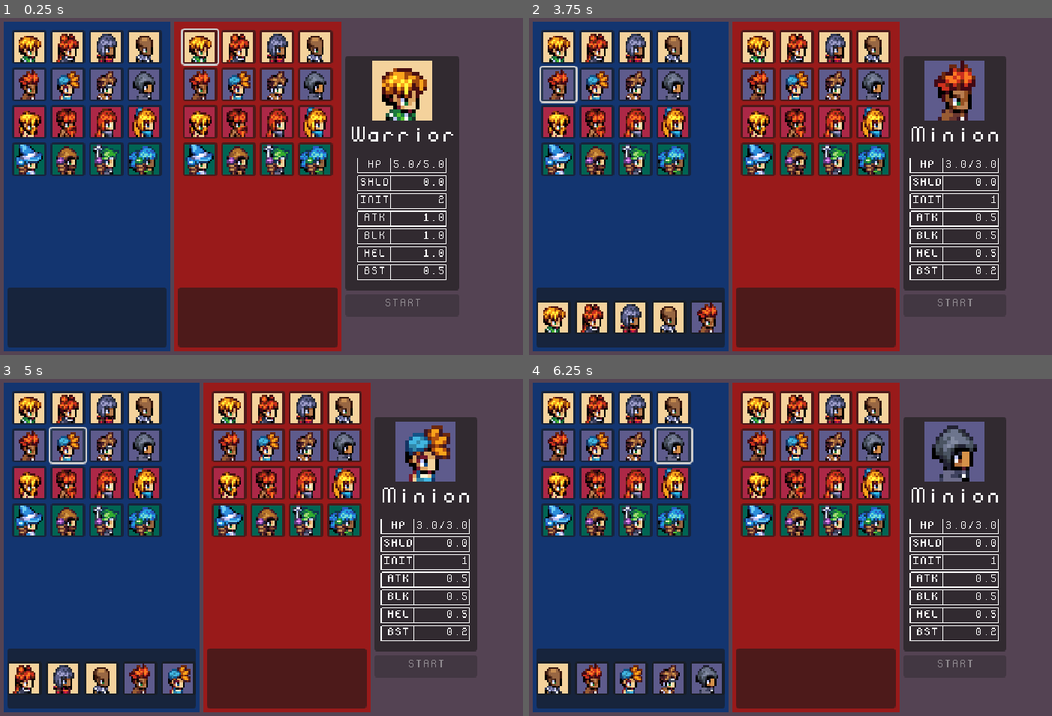
Above: before the commit, frames 1-4 (two rows, left to right).
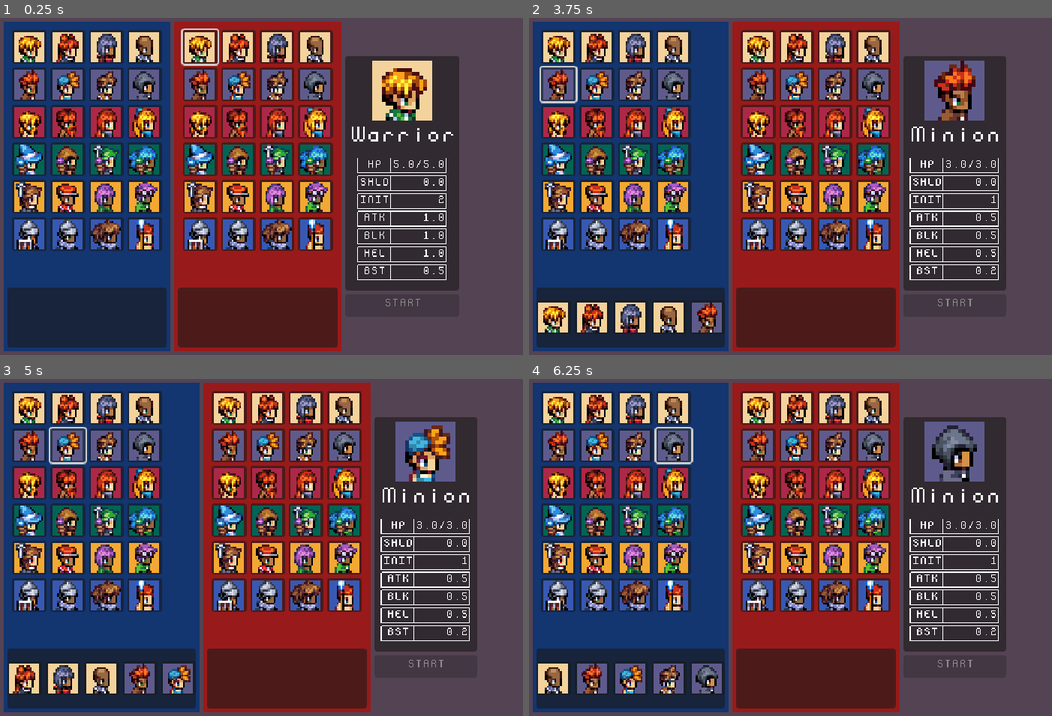
Above: after the commit, the same moments.

Repository: NicolaMigliore/medieval-battles
Game: Godot game, scene res://game_scenes/game_state_machine.tscn
Two runs of this game, one before a commit and one after it. Both use one fixed random seed, a clock stepped at 60 frames per second and the inputs below.
Inputs (mouse positions are in pixels of both pictures, inside the frame that each line leads up to):
- Up to frame 1 (0.25 s): no input
- Up to frame 2 (3.75 s): click (560, 48) at 0.52 s; click (596, 48) at 1.27 s; click (633, 48) at 2.02 s; click (675, 48) at 2.77 s; click (560, 85) at 3.52 s
- Up to frame 3 (5 s): click (67, 446) at 4.27 s
- Up to frame 4 (6.25 s): click (633, 446) at 5.02 s; click (675, 446) at 5.77 s

The runs differ from the first frame. In frame 1, 11% of the frame differs, in the area x 2-64%, y 48-70%; in frame 2, 11%; in frame 3, 11%; in frame 4, 11%.

Commit message:
dev: created bard and tank units

Diff:
--- a/battle_data.gd
+++ b/battle_data.gd
@@ -121,6 +121,62 @@
 		"portrait": preload("res://entities/mage/mage-4-portrait.png"),
 		"is_player_controlled": false,
 		"actor_name": "Mage",
+	},
+	"bard_1" = {
+		"scene": preload("res://entities/bard/bard.tscn"),
+		"sprite_texture": preload("res://entities/bard/bard-1.png"),
+		"portrait": preload("res://entities/bard/bard-1-portrait.png"),
+		"is_player_controlled": false,
+		"actor_name": "Bard",
+	},
+	"bard_2" = {
+		"scene": preload("res://entities/bard/bard.tscn"),
+		"sprite_texture": preload("res://entities/bard/bard-2.png"),
+		"portrait": preload("res://entities/bard/bard-2-portrait.png"),
+		"is_player_controlled": false,
+		"actor_name": "Bard",
+	},
+	"bard_3" = {
+		"scene": preload("res://entities/bard/bard.tscn"),
+		"sprite_texture": preload("res://entities/bard/bard-3.png"),
+		"portrait": preload("res://entities/bard/bard-3-portrait.png"),
+		"is_player_controlled": false,
+		"actor_name": "Bard",
+	},
+	"bard_4" = {
+		"scene": preload("res://entities/bard/bard.tscn"),
+		"sprite_texture": preload("res://entities/bard/bard-4.png"),
+		"portrait": preload("res://entities/bard/bard-4-portrait.png"),
+		"is_player_controlled": false,
+		"actor_name": "Bard",
+	},
+	"tank_1" = {
+		"scene": preload("res://entities/tank/tank.tscn"),
+		"sprite_texture": preload("res://entities/tank/tank-1.png"),
+		"portrait": preload("res://entities/tank/tank-1-portrait.png"),
+		"is_player_controlled": false,
+		"actor_name": "Tank",
+	},
+	"tank_2" = {
+		"scene": preload("res://entities/tank/tank.tscn"),
+		"sprite_texture": preload("res://entities/tank/tank-2.png"),
+		"portrait": preload("res://entities/tank/tank-2-portrait.png"),
+		"is_player_controlled": false,
+		"actor_name": "Tank",
+	},
+	"tank_3" = {
+		"scene": preload("res://entities/tank/tank.tscn"),
+		"sprite_texture": preload("res://entities/tank/tank-3.png"),
+		"portrait": preload("res://entities/tank/tank-3-portrait.png"),
+		"is_player_controlled": false,
+		"actor_name": "Tank",
+	},
+	"tank_4" = {
+		"scene": preload("res://entities/tank/tank.tscn"),
+		"sprite_texture": preload("res://entities/tank/tank-4.png"),
+		"portrait": preload("res://entities/tank/tank-4-portrait.png"),
+		"is_player_controlled": false,
+		"actor_name": "Tank",
 	}
 }
 
--- /dev/null
+++ b/entities/bard/bard.tscn
@@ -0,0 +1,36 @@
+[gd_scene load_steps=5 format=3 uid="uid://cxuoybvpwcrwa"]
+
+[ext_resource type="PackedScene" uid="uid://34hufo7gt441" path="res://entities/character/character.tscn" id="1_2lrsf"]
+[ext_resource type="Shader" uid="uid://dnqt8xp6trkkp" path="res://entities/character/hit_flash.gdshader" id="2_tiuxq"]
+[ext_resource type="Texture2D" uid="uid://djqo25xbak5nu" path="res://entities/character/character.png" id="3_u63v8"]
+
+[sub_resource type="ShaderMaterial" id="ShaderMaterial_abccy"]
+resource_local_to_scene = true
+render_priority = 0
+shader = ExtResource("2_tiuxq")
+shader_parameter/use_billboard = true
+shader_parameter/tilt = 0.0
+shader_parameter/texture_albedo = ExtResource("3_u63v8")
+shader_parameter/flash_color = Color(1, 1, 1, 1)
+shader_parameter/intensity = 0.0
+shader_parameter/scissor_threshold = 1.0
+shader_parameter/outline_color = Color(0.05000007, 1, 0, 1)
+shader_parameter/outline_width = 1.0000000475
+shader_parameter/outline_alpha = 0.0
+shader_parameter/shield_active = false
+shader_parameter/shimmer_color = Color(0.4, 0.7, 1, 1)
+shader_parameter/shimmer_speed = 5.0
+shader_parameter/shimmer_frequency = 18.0000008075
+shader_parameter/shimmer_strength = 0.70000003325
+
+[node name="Character" instance=ExtResource("1_2lrsf")]
+max_hp = 6.0
+attack_pwr = 0.5
+block_pwr = 0.5
+heal_pwr = 0.5
+boost_pwr = 1.0
+initiative = 2
+attack_bias = 1.0
+
+[node name="Sprite3D" parent="." index="1"]
+material_override = SubResource("ShaderMaterial_abccy")
--- /dev/null
+++ b/entities/tank/tank.tscn
@@ -0,0 +1,34 @@
+[gd_scene load_steps=5 format=3 uid="uid://ckf1f3xv45w4s"]
+
+[ext_resource type="PackedScene" uid="uid://34hufo7gt441" path="res://entities/character/character.tscn" id="1_0syse"]
+[ext_resource type="Shader" uid="uid://dnqt8xp6trkkp" path="res://entities/character/hit_flash.gdshader" id="2_axr6c"]
+[ext_resource type="Texture2D" uid="uid://djqo25xbak5nu" path="res://entities/character/character.png" id="3_eykj3"]
+
+[sub_resource type="ShaderMaterial" id="ShaderMaterial_cxr3h"]
+resource_local_to_scene = true
+render_priority = 0
+shader = ExtResource("2_axr6c")
+shader_parameter/use_billboard = true
+shader_parameter/tilt = 0.0
+shader_parameter/texture_albedo = ExtResource("3_eykj3")
+shader_parameter/flash_color = Color(1, 1, 1, 1)
+shader_parameter/intensity = 0.0
+shader_parameter/scissor_threshold = 1.0
+shader_parameter/outline_color = Color(0.05000007, 1, 0, 1)
+shader_parameter/outline_width = 1.0000000475
+shader_parameter/outline_alpha = 0.0
+shader_parameter/shield_active = false
+shader_parameter/shimmer_color = Color(0.4, 0.7, 1, 1)
+shader_parameter/shimmer_speed = 5.0
+shader_parameter/shimmer_frequency = 18.0000008075
+shader_parameter/shimmer_strength = 0.70000003325
+
+[node name="Character" instance=ExtResource("1_0syse")]
+max_hp = 7.0
+attack_pwr = 0.7
+block_pwr = 1.5
+heal_pwr = 0.5
+block_bias = 1.0
+
+[node name="Sprite3D" parent="." index="1"]
+material_override = SubResource("ShaderMaterial_cxr3h")
Binary file added: dev-assets/instrument1_c1.aseprite
Binary file added: entities/bard/bard-1-portrait.png
Not shown, added: entities/bard/bard-1-portrait.png.import
Binary file added: entities/bard/bard-1.png
Not shown, added: entities/bard/bard-1.png.import
Binary file added: entities/bard/bard-2-portrait.png
Not shown, added: entities/bard/bard-2-portrait.png.import
Binary file added: entities/bard/bard-2.png
Not shown, added: entities/bard/bard-2.png.import
Binary file added: entities/bard/bard-3-portrait.png
Not shown, added: entities/bard/bard-3-portrait.png.import
Binary file added: entities/bard/bard-3.png
(and 26 more such lines)
